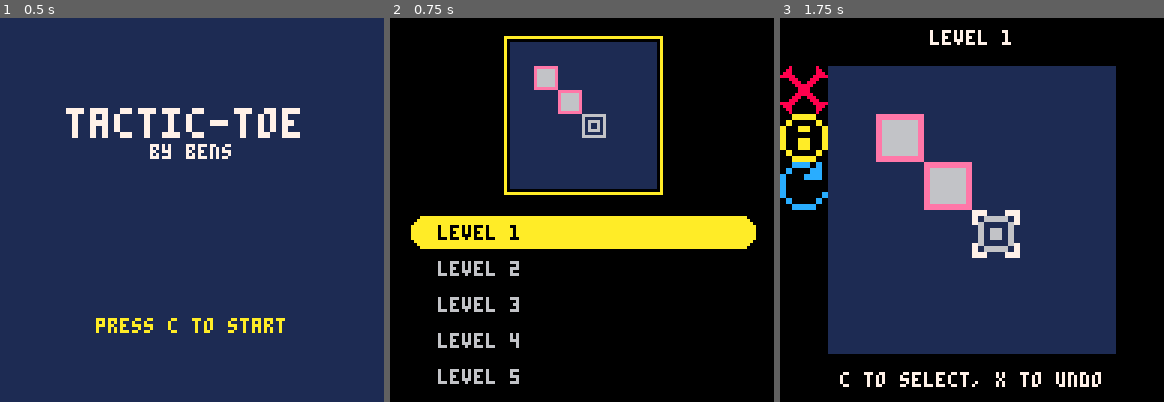
Above: before the commit, frames 1-3 (left to right).
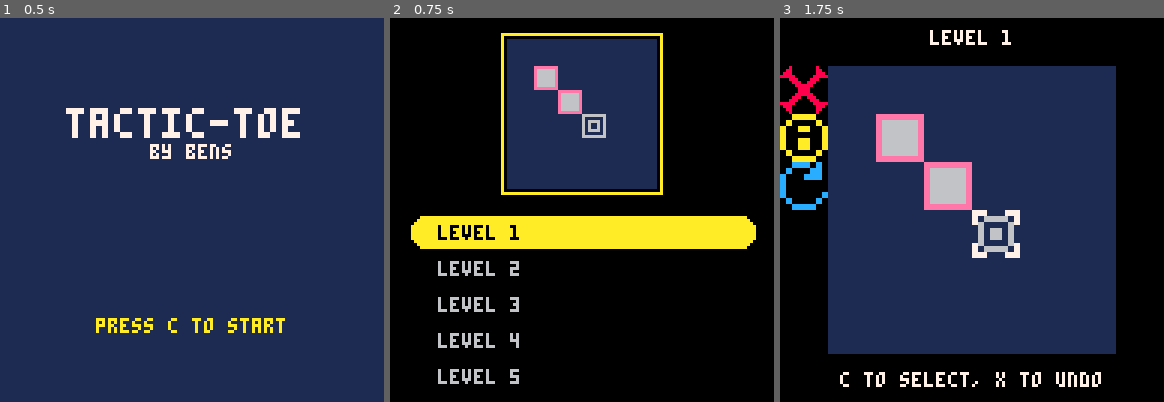
Above: after the commit, the same moments.

Repository: apineapple/tactic-toe
Game: PICO-8 cartridge puzzle.p8
Two runs of this game, one before a commit and one after it. Both use one fixed random seed, a clock stepped at 60 frames per second and the inputs below.
Inputs:
- Up to frame 1 (0.5 s): tap X (X key) at 0.33 s
- Up to frame 2 (0.75 s): tap O (Z key) at 0.7 s
- Up to frame 3 (1.75 s): tap X (X key) at 1.07 s; hold Right from 1.6 s (still down); tap O (Z key) at 1.7 s

Frame 1 is identical in both runs. In frame 2, 1.9% of the frame differs, in the area x 28-72%, y 3-47%; in frame 3, nothing differs.

Commit message:
Add files via upload

Diff:
--- a/puzzle.p8
+++ b/puzzle.p8
@@ -122,9 +122,6 @@
 	elseif (mode=="select") then
  --draw all level tabs
 	 for i=1,ml-1 do
-	 	--circfill(15,71+12*i+ls_shift,5,6)
-			--circfill(113,71+12*i+ls_shift,5,6)
-	 	--rectfill(15,12*i+ls_shift+66,113,76+12*i+ls_shift,6)
 	 	print("level "..i,16,69+12*i+ls_shift,6)
 	 end
 	 for i=ls_unlocked+1,ml-1 do
@@ -141,8 +138,8 @@
 
 	 --draw preview level
   rectfill(0,0,128,64,0)
-	 rect(38,6,90,58,10)
-	 rectfill(40,8,88,56,1)
+	 rect(37,5,90,58,10)
+	 rectfill(39,7,88,56,1)
 	 for i=1,#g[l] do
 	  	spr(8,32+g[l][i][1]*8,g[l][i][2]*8)
 	 end
@@ -194,10 +191,10 @@
 			elseif(#b[l][i]==3 and b[l][i][3]==1) then
 				bbl=13 -- stone
 			end
-			spr(bbl,b[l][i][1]*16,b[l][i][2]*16)
-			spr(bbl,b[l][i][1]*16+8,b[l][i][2]*16,1,1,true,false)
-			spr(bbl,b[l][i][1]*16,b[l][i][2]*16+8,1,1,false,true)
-			spr(bbl,b[l][i][1]*16+8,b[l][i][2]*16+8,1,1,true,true)
+				spr(bbl,b[l][i][1]*16,b[l][i][2]*16)
+				spr(bbl,b[l][i][1]*16+8,b[l][i][2]*16,1,1,true,false)
+				spr(bbl,b[l][i][1]*16,b[l][i][2]*16+8,1,1,false,true)
+				spr(bbl,b[l][i][1]*16+8,b[l][i][2]*16+8,1,1,true,true)
 		end
 
 		-- yellow dots
Not shown, changed: the sound effects (__sfx__) section of puzzle.p8
